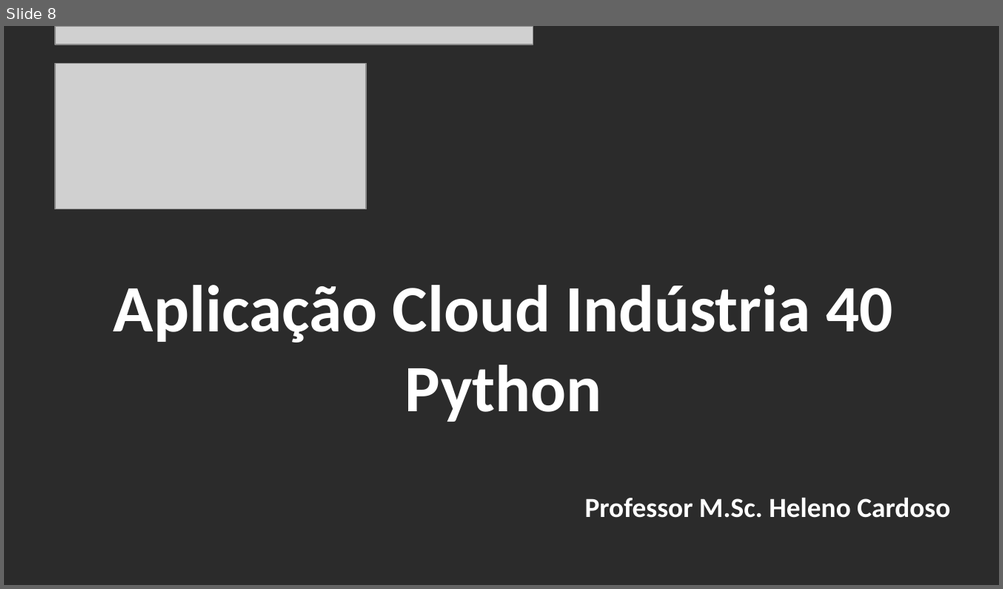
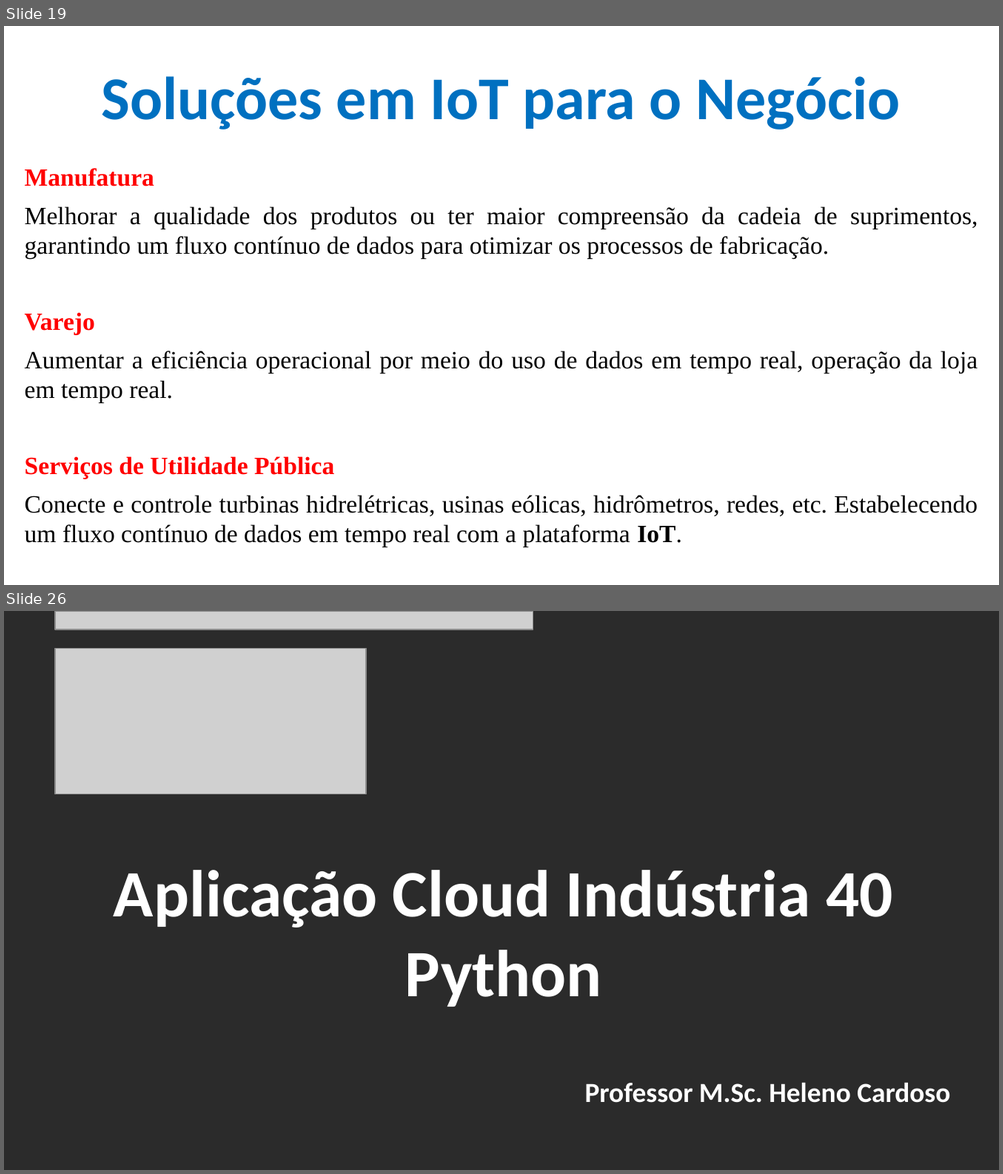
Before and after one commit to CloudEducationBrazil/WydenArea1AplicacaoCloudIndustria40Python, a slide deck: 01 Classes/Aula 09 - Aplicação Cloud Indústria 40 Python IoT - Integração Cloud IoT Características Relevantes.pptx. Shown one above the other, each under a label of ours: slide 8 before the commit, slides 19 and 26 after it; the slides between them are not shown. The pictures are 1003x589 and 1003x1174 pixels, drawn with LibreOffice and Linux fonts; fonts in the diff are those of the drawing; grey boxes stand for pictures; background and template pictures are left out; a plain dark background stands for a picture behind light text. Boxes give left, top, right and bottom in pixels: in the first picture for what was removed or moved away, otherwise in the second. Text is boxed around its words. In the diff, an @@ line names an element or a change of style, - is before the commit and + after.

```diff
--- a/01 Classes/Aula 09 - Aplicação Cloud Indústria 40 Python IoT - Integração Cloud IoT Características Relevantes.pptx
+++ b/01 Classes/Aula 09 - Aplicação Cloud Indústria 40 Python IoT - Integração Cloud IoT Características Relevantes.pptx
@@ slide 19 added at (4, 26, 999, 585), background picture (left out) @@
@@ title added at (101, 76, 899, 130), 44 pt, text #0070C0, bold @@
+Soluções em IoT para o Negócio
@@ text added at (25, 168, 978, 547), 18 pt, text #000000 @@
+Manufatura
+Melhorar a qualidade dos produtos ou ter maior compreensão da cadeia de suprimentos, garantindo um fluxo contínuo de dados para otimizar os processos de fabricação.
+Varejo
+Aumentar a eficiência operacional por meio do uso de dados em tempo real, operação da loja em tempo real.
+Serviços de Utilidade Pública
+Conecte e controle turbinas hidrelétricas, usinas eólicas, hidrômetros, redes, etc. Estabelecendo um fluxo contínuo de dados em tempo real com a plataforma IoT.
@@ what was slide 8 is now slide 26 @@
```
Also in this commit, not shown: 5 slides changed, 19 other slides added, 2 slides removed, 4 other files.
